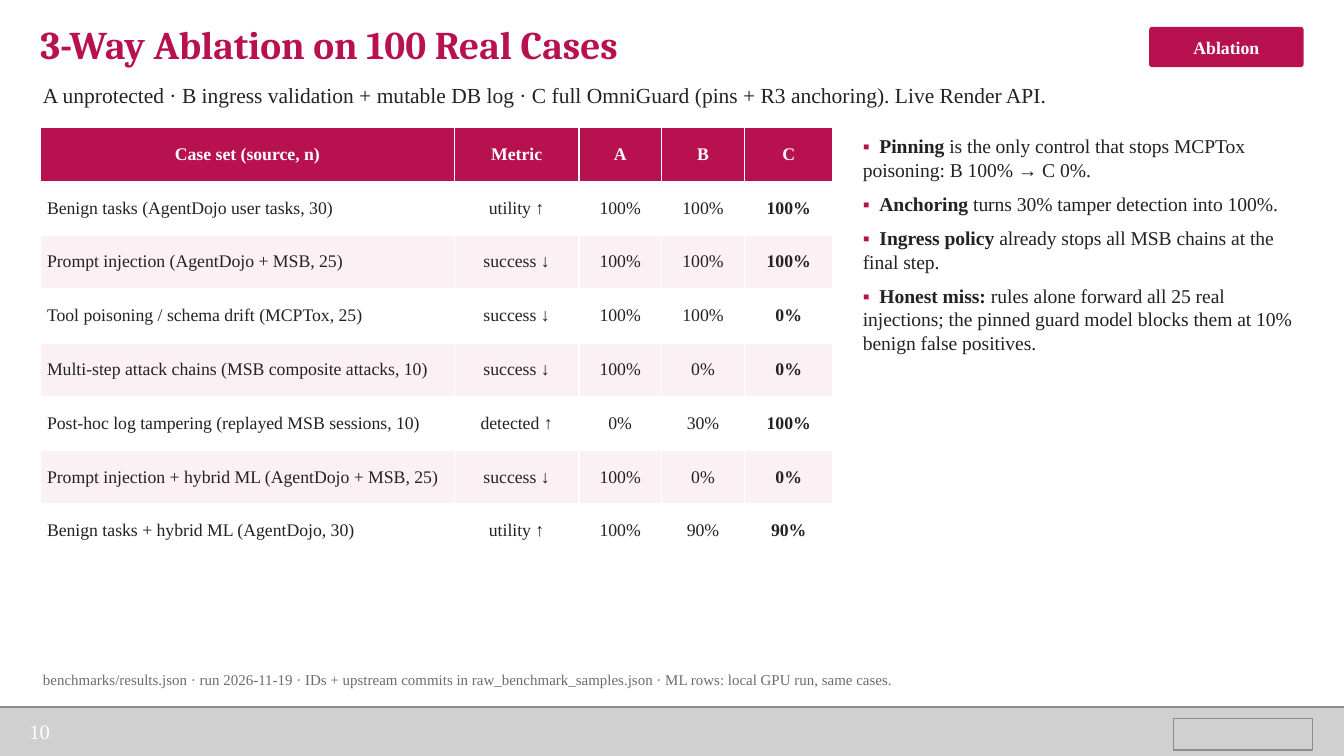
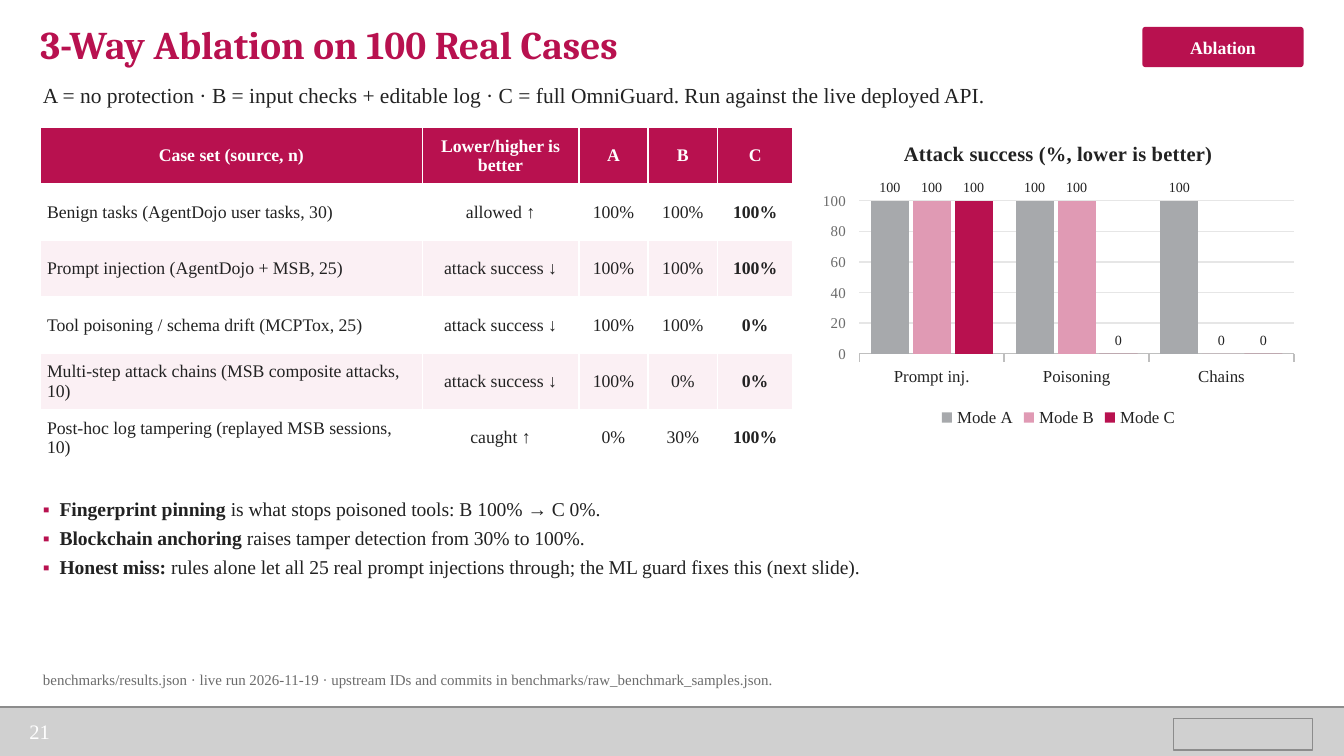
Before and after one commit to lucky07-07/omniguard-mcp, a slide deck: slide 21 of docs/OmniGuard-MCP_Final_Presentation.pptx (slide 10 before the commit). Drawn at 1344x756 pixels with LibreOffice and Linux fonts; fonts in the diff are those of the drawing; grey boxes stand for pictures; background and template pictures are left out. Boxes give left, top, right and bottom in pixels: in the first picture for what was removed or moved away, otherwise in the second. Text is boxed around its words. In the diff, an @@ line names an element or a change of style, - is before the commit and + after.

Commit message:
docs: expand the final deck with plain-language explainers and full metrics
Adds slides on the overall workflow, a worked decision example, deterministic rules,
the AuditAnchor smart contract and Solidity, the datasets used, metric definitions,
per-dataset Accuracy / Precision / Recall / F1 / Macro-F1 / Weighted-F1 / MCC, a
comparison with existing detectors re-run on the same rows, the ablation scored as
classification, and a limitations slide. Charts are native PowerPoint charts.

```diff
--- a/docs/OmniGuard-MCP_Final_Presentation.pptx
+++ b/docs/OmniGuard-MCP_Final_Presentation.pptx
@@ rounded rectangle "Ablation": place and size @@
-rounded rectangle "Ablation" at <box>1149,27,1304,67</box>
+rounded rectangle "Ablation" at <box>1142,27,1304,67</box>
@@ text at <box>43,88,984,108</box>: text changed @@
-A unprotected · B ingress validation + mutable DB log · C full OmniGuard (pins + R3 anchoring). Live Render API.
+A = no protection · B = input checks + editable log · C = full OmniGuard. Run against the live deployed API.
@@ table at <box>40,128,793,466</box> @@
-row 1: Case set (source, n) | Metric | A | B | C
-row 2: Benign tasks (AgentDojo user tasks, 30) | utility ↑ | 100% | 100% | 100%
-row 3: Prompt injection (AgentDojo + MSB, 25) | success ↓ | 100% | 100% | 100%
-row 4: Tool poisoning / schema drift (MCPTox, 25) | success ↓ | 100% | 100% | 0%
-row 5: Multi-step attack chains (MSB composite attacks, 10) | success ↓ | 100% | 0% | 0%
-row 6: Post-hoc log tampering (replayed MSB sessions, 10) | detected ↑ | 0% | 30% | 100%
-row 7: Prompt injection + hybrid ML (AgentDojo + MSB, 25) | success ↓ | 100% | 0% | 0%
-row 8: Benign tasks + hybrid ML (AgentDojo, 30) | utility ↑ | 100% | 90% | 90%
+row 1: Case set (source, n) | Lower/higher is better | A | B | C
+row 2: Benign tasks (AgentDojo user tasks, 30) | allowed ↑ | 100% | 100% | 100%
+row 3: Prompt injection (AgentDojo + MSB, 25) | attack success ↓ | 100% | 100% | 100%
+row 4: Tool poisoning / schema drift (MCPTox, 25) | attack success ↓ | 100% | 100% | 0%
+row 5: Multi-step attack chains (MSB composite attacks, 10) | attack success ↓ | 100% | 0% | 0%
+row 6: Post-hoc log tampering (replayed MSB sessions, 10) | caught ↑ | 0% | 30% | 100%
@@ table: place and size @@
-table at <box>40,128,833,558</box>
+table at <box>40,128,793,466</box>
@@ column chart added at <box>813,124,1304,433</box> @@
+title "Attack success (%, lower is better)"
+categories: Prompt inj., Poisoning, Chains
+Mode A: 100, 100, 100
+Mode B: 100, 100, 0
+Mode C: 100, 0, 0
@@ text removed at <box>863,139,1292,355</box> @@
-▪ Pinning is the only control that stops MCPTox poisoning: B 100% → C 0%.
-▪ Anchoring turns 30% tamper detection into 100%.
-▪ Ingress policy already stops all MSB chains at the final step.
-▪ Honest miss: rules alone forward all 25 real injections; the pinned guard model blocks them at 10% benign false positives.
@@ text added at <box>60,502,860,579</box>, 10.5 pt, text #222222 @@
+▪ Fingerprint pinning is what stops poisoned tools: B 100% → C 0%.
+▪ Blockchain anchoring raises tamper detection from 30% to 100%.
+▪ Honest miss: rules alone let all 25 real prompt injections through; the ML guard fixes this (next slide).
@@ text at <box>43,674,772,688</box>: text changed @@
-benchmarks/results.json · run 2026-11-19 · IDs + upstream commits in raw_benchmark_samples.json · ML rows: local GPU run, same cases.
+benchmarks/results.json · live run 2026-11-19 · upstream IDs and commits in benchmarks/raw_benchmark_samples.json.
@@ text at <box>29,726,50,739</box>: text changed @@
-10
+21
```
Also in this commit, not shown: 9 other slides changed, 18 slides added, 1 slide removed, 1 other file.
